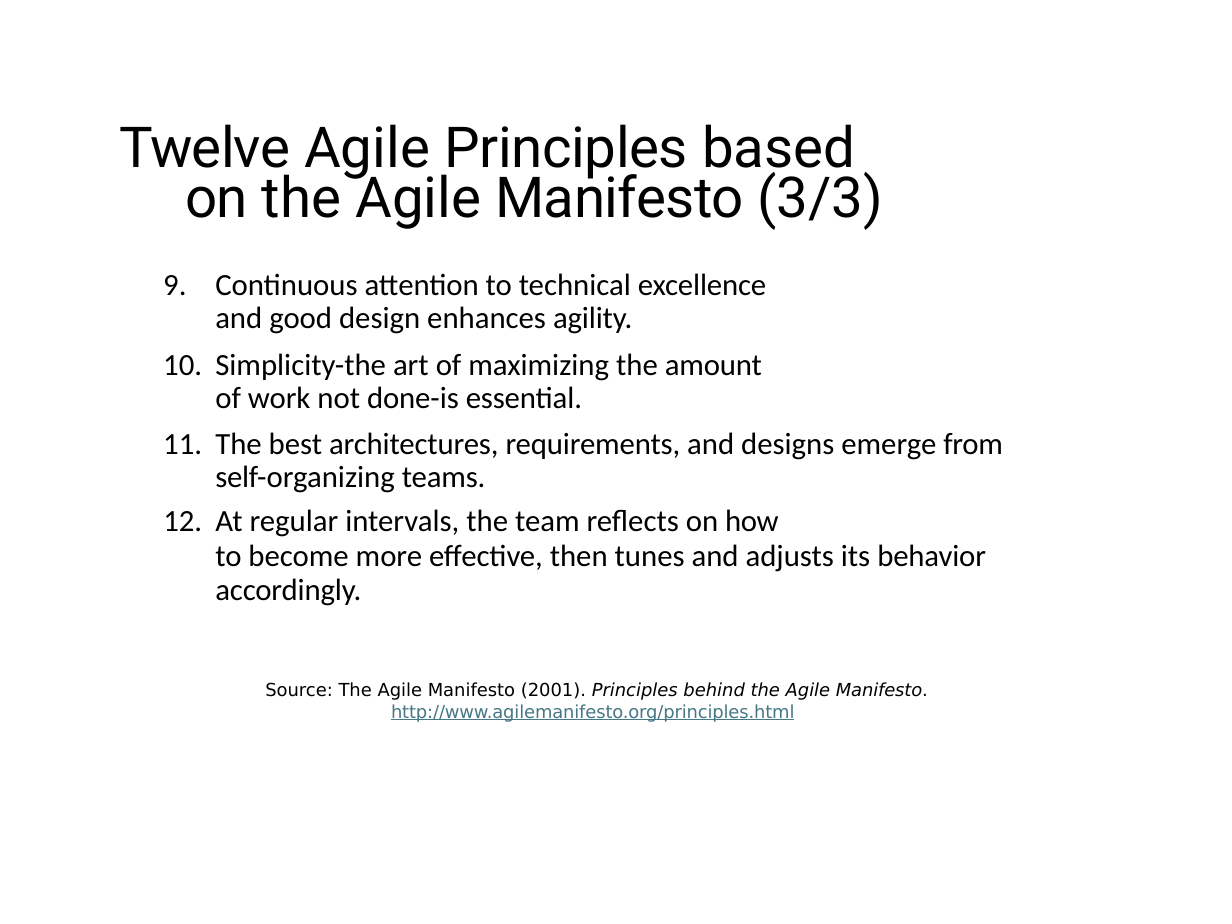
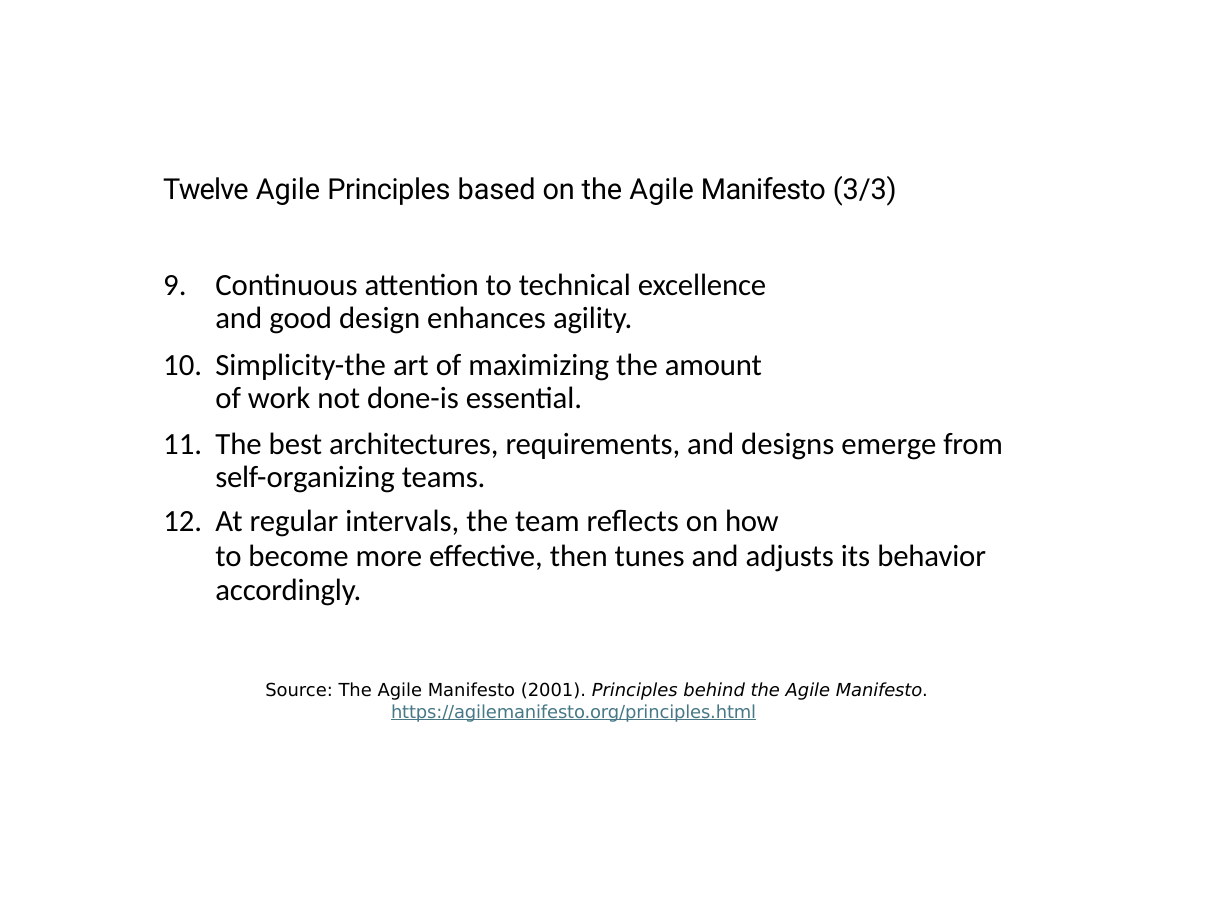
Before and after one commit to mutanganajoseph/Documents, a slide deck: slide 39 of auca/Sem-3/softwareEngineering/Lecture/Lecture 3_Software Process and Software Process Models.pptx. Drawn at 1232x924 pixels with LibreOffice and Linux fonts; fonts in the diff are those of the drawing. Boxes give left, top, right and bottom in pixels: in the first picture for what was removed or moved away, otherwise in the second. Text is boxed around its words. In the diff, an @@ line names an element or a change of style, - is before the commit and + after.

```diff
--- a/auca/Sem-3/softwareEngineering/Lecture/Lecture 3_Software Process and Software Process Models.pptx
+++ b/auca/Sem-3/softwareEngineering/Lecture/Lecture 3_Software Process and Software Process Models.pptx
@@ text "Twelve Agile Principles based on ...": place and size @@
-text "Twelve Agile Principles based on ..." at [119,124,883,230]
+text "Twelve Agile Principles based on ..." at [163,176,897,206]
@@ text "Twelve Agile Principles based on ..." at [163,176,897,206]: size 46.9 to 24 pt @@
@@ text at [265,682,928,722]: text changed @@
-Source: The Agile Manifesto (2001). Principles behind the Agile Manifesto. http://www.agilemanifesto.org/principles.html
+Source: The Agile Manifesto (2001). Principles behind the Agile Manifesto. https://agilemanifesto.org/principles.html
```
Also in this commit, not shown: 7 other slides changed, 13 other files.
